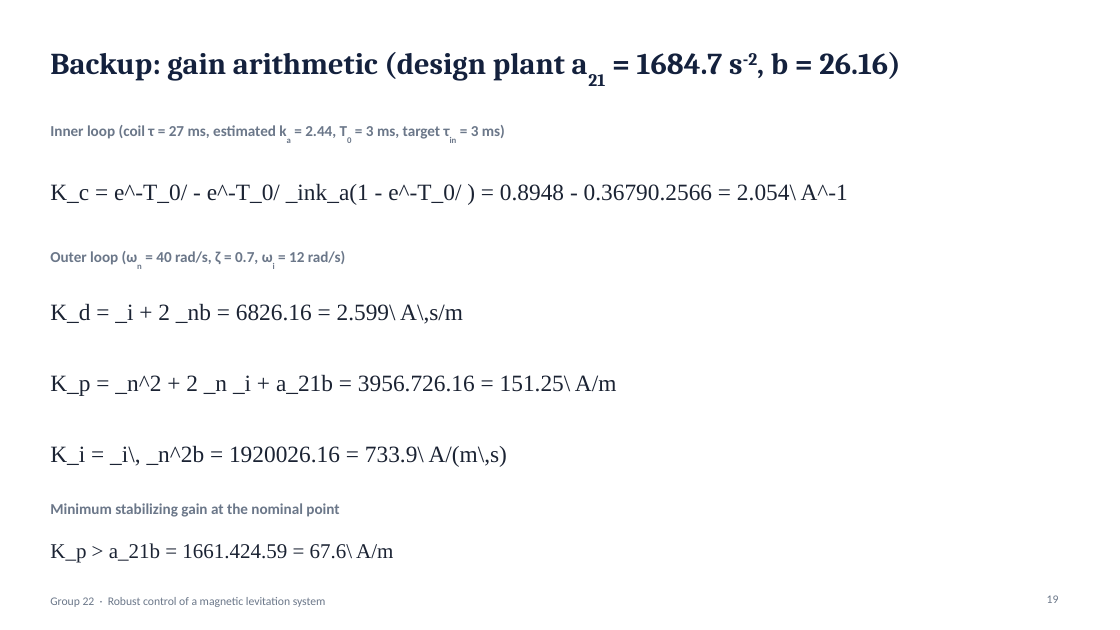
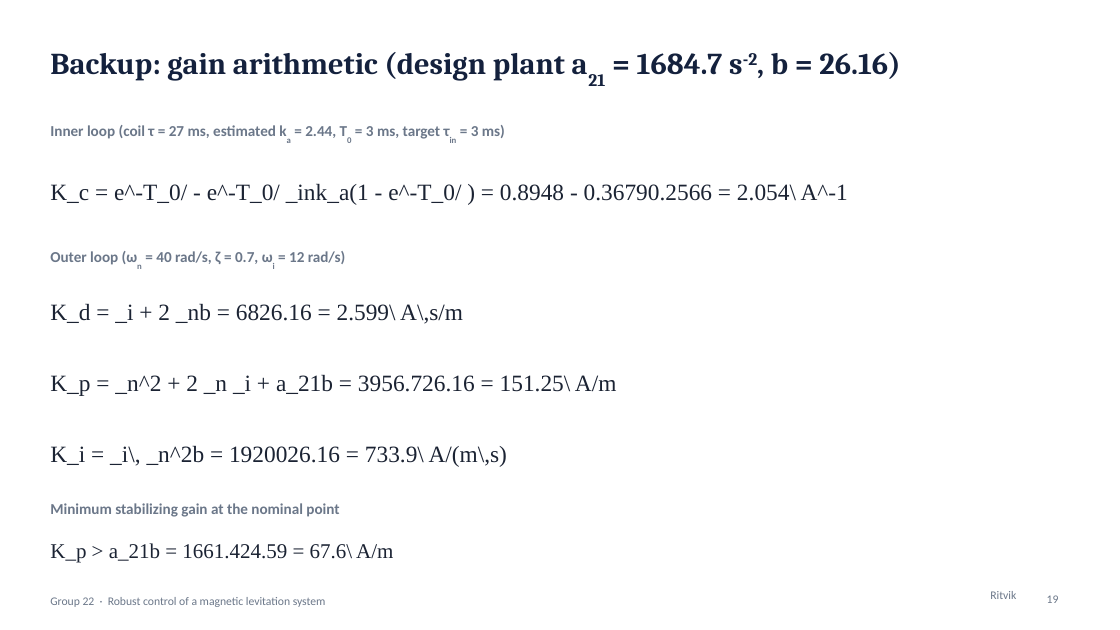
Before and after one commit to Ritvik479/EE302-maglev-project-G22, a slide deck: slide 19 of slides/G22_Presentation.pptx. Drawn at 1120x630 pixels with LibreOffice and Linux fonts; fonts in the diff are those of the drawing. Boxes give left, top, right and bottom in pixels: in the first picture for what was removed or moved away, otherwise in the second. Text is boxed around its words. In the diff, an @@ line names an element or a change of style, - is before the commit and + after.

```diff
--- a/slides/G22_Presentation.pptx
+++ b/slides/G22_Presentation.pptx
@@ text added at bbox=[990, 591, 1016, 599], 10 pt, text #6B7789 @@
+Ritvik
```
Also in this commit, not shown: 16 other slides changed, 47 other files.
